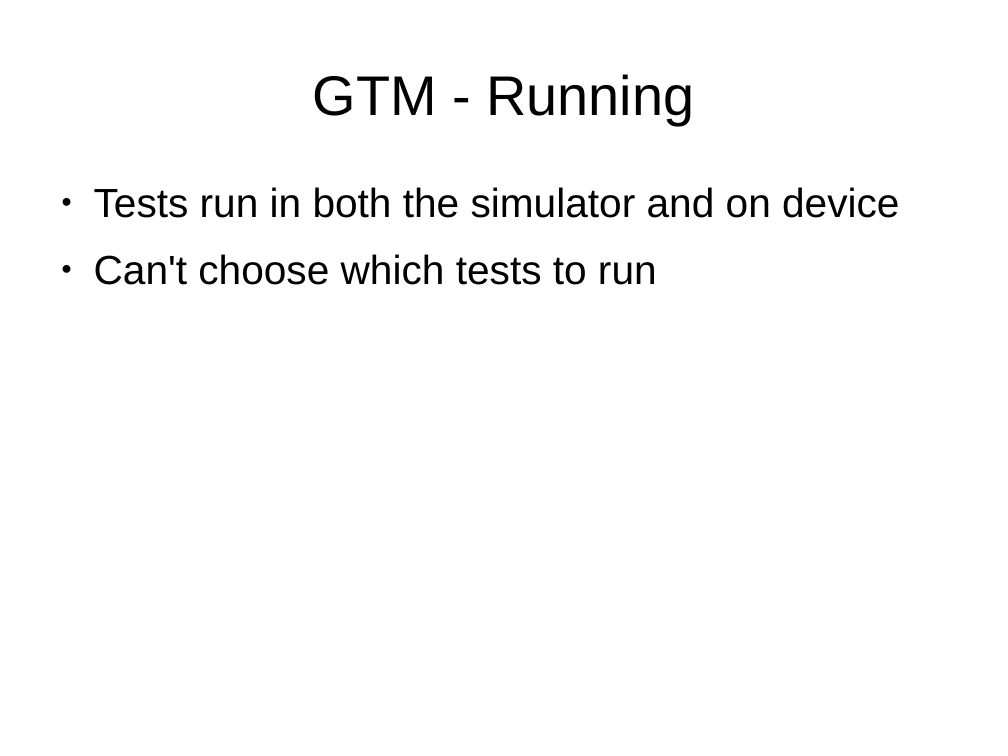
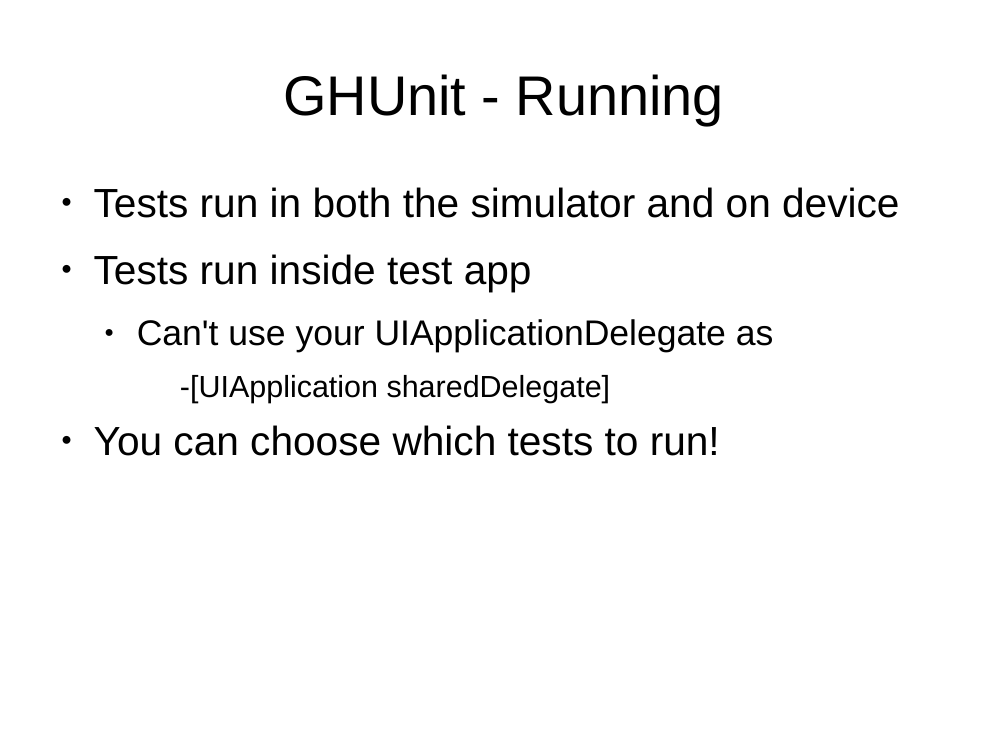
Before and after one commit to StlMobileDev/iPhone-Testing, a slide deck: slide 26 of Testing-Testing-iOS.odp. Drawn at 1008x756 pixels with LibreOffice and Linux fonts; fonts in the diff are those of the drawing. Boxes give left, top, right and bottom in pixels: in the first picture for what was removed or moved away, otherwise in the second. Text is boxed around its words. In the diff, an @@ line names an element or a change of style, - is before the commit and + after.

Commit message:
Finished GHUnit section.

```diff
--- a/Testing-Testing-iOS.odp
+++ b/Testing-Testing-iOS.odp
@@ title at box(283, 74, 724, 125): text changed @@
-GTM - Running
+GHUnit - Running
@@ text at box(94, 254, 774, 456): text changed @@
-● Can't choose which tests to run
+● Tests run inside test app
+  ● Can't use your UIApplicationDelegate as
+    -[UIApplication sharedDelegate]
+● You can choose which tests to run!
```
Also in this commit, not shown: 6 other slides changed, 1 other file.
